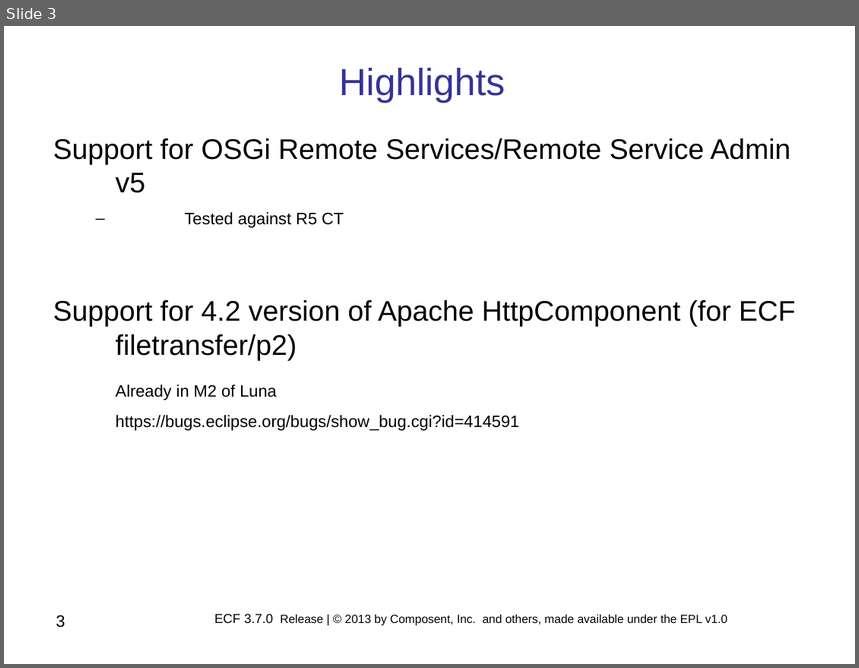
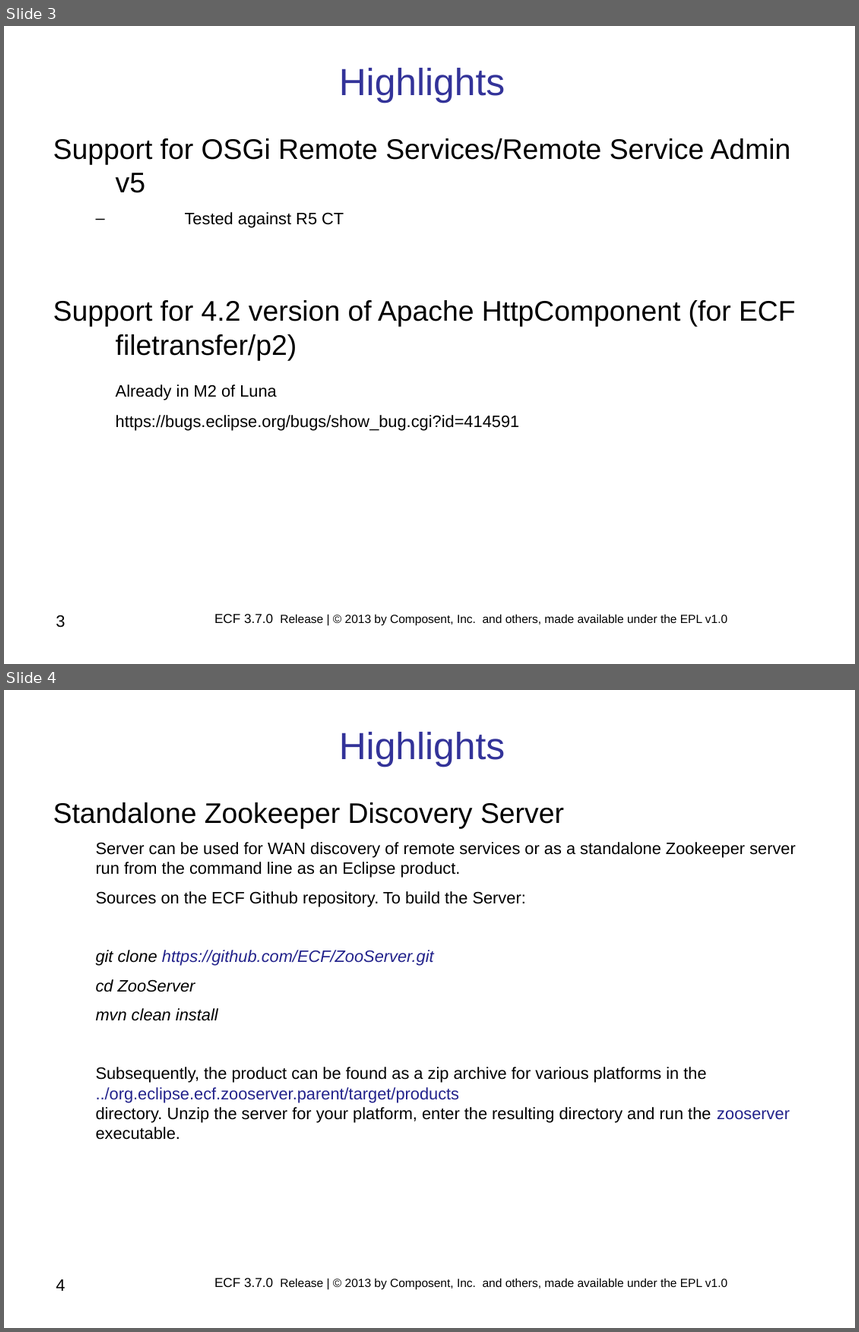
Before and after one commit to eclipse/ecf-website, a slide deck: reviews/ECF_Project_3.7.0_Release_Review.ppt. Shown one above the other, each under a label of ours: slide 3 before the commit, slides 3 and 4 after it. The pictures are 859x668 and 859x1332 pixels, drawn with LibreOffice and Linux fonts; fonts in the diff are those of the drawing; background and template pictures are left out. Boxes give left, top, right and bottom in pixels: in the first picture for what was removed or moved away, otherwise in the second. Text is boxed around its words. In the diff, an @@ line names an element or a change of style, - is before the commit and + after.

```diff
--- a/reviews/ECF_Project_3.7.0_Release_Review.ppt
+++ b/reviews/ECF_Project_3.7.0_Release_Review.ppt
@@ slide 4 added at bbox=[4, 690, 855, 1328], background #FFFFFF @@
@@ text added at bbox=[339, 732, 505, 768], 32 pt, text #333399 @@
+Highlights
@@ text added at bbox=[53, 802, 796, 1140], 14 pt, text #000000 @@
+Standalone Zookeeper Discovery Server
+  Server can be used for WAN discovery of remote services or as a standalone Zookeeper server run from the command line as an Eclipse product.
+  Sources on the ECF Github repository. To build the Server:
+  git clone https://github.com/ECF/ZooServer.git
+  cd ZooServer
+  mvn clean install
+  Subsequently, the product can be found as a zip archive for various platforms in the
+  ../org.eclipse.ecf.zooserver.parent/target/products
+  directory. Unzip the server for your platform, enter the resulting directory and run the zooserver executable.
@@ page number added at bbox=[56, 1280, 65, 1291], 14 pt, text #000000 @@
+4
@@ text added at bbox=[215, 1278, 728, 1290], 10 pt, text #000000 @@
+ECF 3.7.0 Release | © 2013 by Composent, Inc. and others, made available under the EPL v1.0
```
Also in this commit, not shown: 1 other file.
